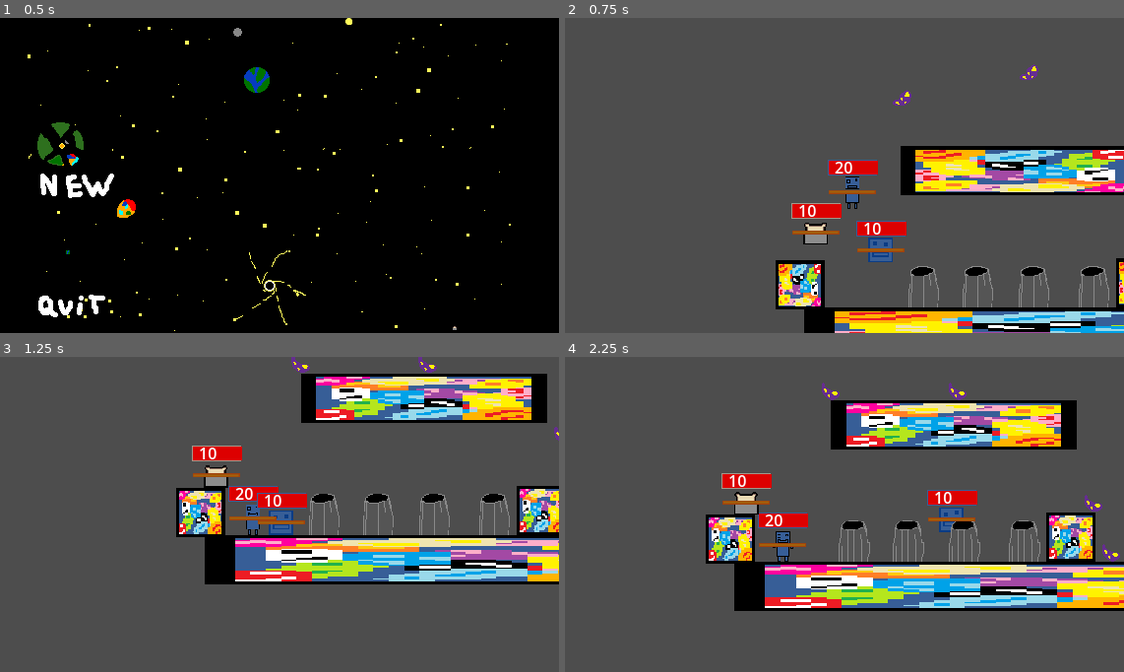
Above: before the commit, frames 1-4 (two rows, left to right).
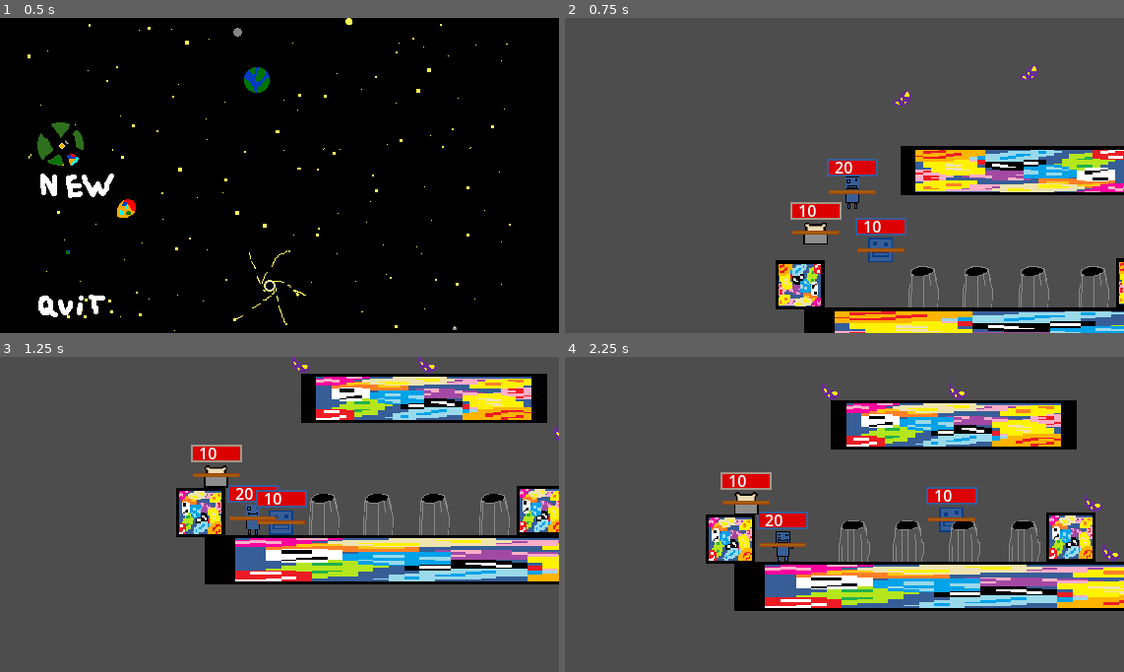
Above: after the commit, the same moments.

Repository: Ksawex4/Block-Jumper-Godot
Game: Godot game, scene res://Scenes/main_menu.tscn
Two runs of this game, one before a commit and one after it. Both use one fixed random seed, a clock stepped at 60 frames per second and the inputs below.
Inputs (mouse positions are in pixels of both pictures, inside the frame that each line leads up to):
- Up to frame 1 (0.5 s): no input
- Up to frame 2 (0.75 s): click (637, 184) at 0.5 s
- Up to frame 3 (1.25 s): no input
- Up to frame 4 (2.25 s): hold D (FencyRight) from 1.28 s (still down); tap 1 (CamFency) at 1.35 s; tap W (FencyJump) at 1.52 s; tap 2 (CamPanLoduwka) at 2.1 s

Frame 1 is identical in both runs. In frame 2, 0.4% of the frame differs, in the area x 40-62%, y 44-70%; in frame 3, 0.4%; in frame 4, 0.4%.

Commit message:
changed the HP bars a bit

Diff:
--- a/Scenes/Objects/fency.tscn
+++ b/Scenes/Objects/fency.tscn
@@ -50,18 +50,19 @@
 layout_mode = 3
 anchors_preset = 0
 offset_left = -25.0
-offset_top = -28.0
+offset_top = -30.0
 offset_right = 25.0
-offset_bottom = -13.0
+offset_bottom = -15.0
 
 [node name="Bar" type="ColorRect" parent="Control"]
 layout_mode = 1
 anchors_preset = -1
 anchor_top = -0.133
 anchor_bottom = -0.133
-offset_top = -0.005
-offset_right = 50.0
-offset_bottom = 15.995
+offset_left = -1.0
+offset_top = -1.005
+offset_right = 51.0
+offset_bottom = 16.995
 color = Color(0.215686, 0.368627, 0.592157, 1)
 
 [node name="HP" type="ColorRect" parent="Control"]
--- a/Scenes/Objects/pan_loduwka.tscn
+++ b/Scenes/Objects/pan_loduwka.tscn
@@ -69,9 +69,10 @@
 anchors_preset = -1
 anchor_top = -0.133
 anchor_bottom = -0.133
-offset_top = -0.005
-offset_right = 50.0
-offset_bottom = 15.995
+offset_left = -1.0
+offset_top = -1.005
+offset_right = 51.0
+offset_bottom = 16.995
 color = Color(0.215686, 0.368627, 0.592157, 1)
 
 [node name="HP" type="ColorRect" parent="Control"]
--- a/Scenes/Objects/toasty.tscn
+++ b/Scenes/Objects/toasty.tscn
@@ -54,9 +54,10 @@
 anchors_preset = -1
 anchor_top = -0.133
 anchor_bottom = -0.133
-offset_top = -0.005
-offset_right = 50.0
-offset_bottom = 15.995
+offset_left = -1.0
+offset_top = -1.005
+offset_right = 51.0
+offset_bottom = 16.995
 color = Color(0.646721, 0.591048, 0.537548, 1)
 
 [node name="HP" type="ColorRect" parent="Control"]
--- a/Scripts/Player.gd
+++ b/Scripts/Player.gd
@@ -12,8 +12,10 @@
 @export var who = "Fency"
 var stickInstance
 var stickSpawnCooldown = 0.0
+var DefaultHpBarLenght
 
 func _ready() -> void:
+	DefaultHpBarLenght = $Control/HP.size.x
 	updateBar()
 	if Global.get(stick):
 		spawnStick()
@@ -58,7 +60,7 @@
 	var Bob = float(HP) / MaxHP
 	if HP > MaxHP:
 		Global.set(WhosHp, MaxHP)
-	$Control/HP.size.x = $Control/Bar.size.x * Bob
+	$Control/HP.size.x = DefaultHpBarLenght * Bob
 	if HP < MaxHP:
 		$Control/Label.text = str(HP) + " / " + str(MaxHP)
 	else:
